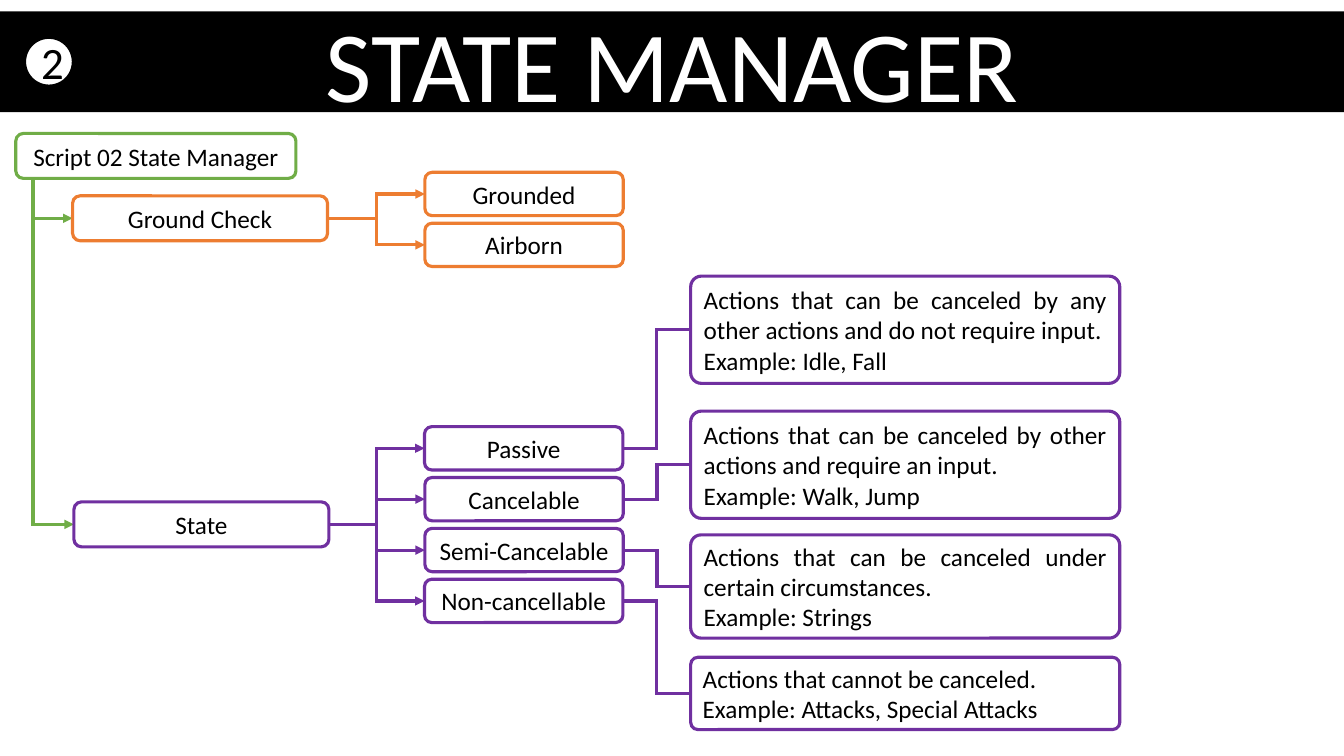
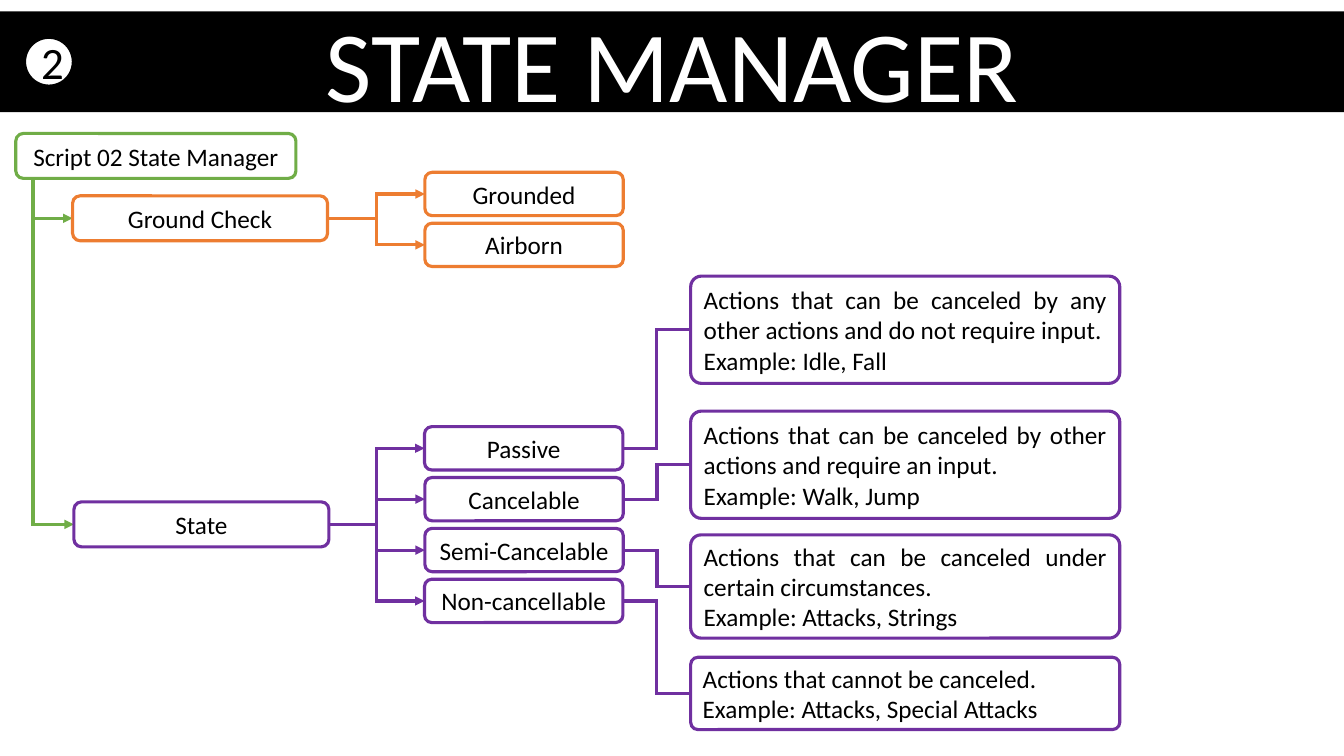
Before and after one commit to thiagoleoncino/Unity_2D_Fighting_Game_Base, a slide deck: slide 4 of Documentation/04 - Program outlines.pptx. Drawn at 1344x756 pixels with LibreOffice and Linux fonts; fonts in the diff are those of the drawing. Boxes give left, top, right and bottom in pixels: in the first picture for what was removed or moved away, otherwise in the second. Text is boxed around its words. In the diff, an @@ line names an element or a change of style, - is before the commit and + after.

```diff
--- a/Documentation/04 - Program outlines.pptx
+++ b/Documentation/04 - Program outlines.pptx
@@ text in rounded rectangle at (704, 608, 957, 631): text changed @@
-Example: Strings
+Example: Attacks, Strings
```
Also in this commit, not shown: 39 other files.
